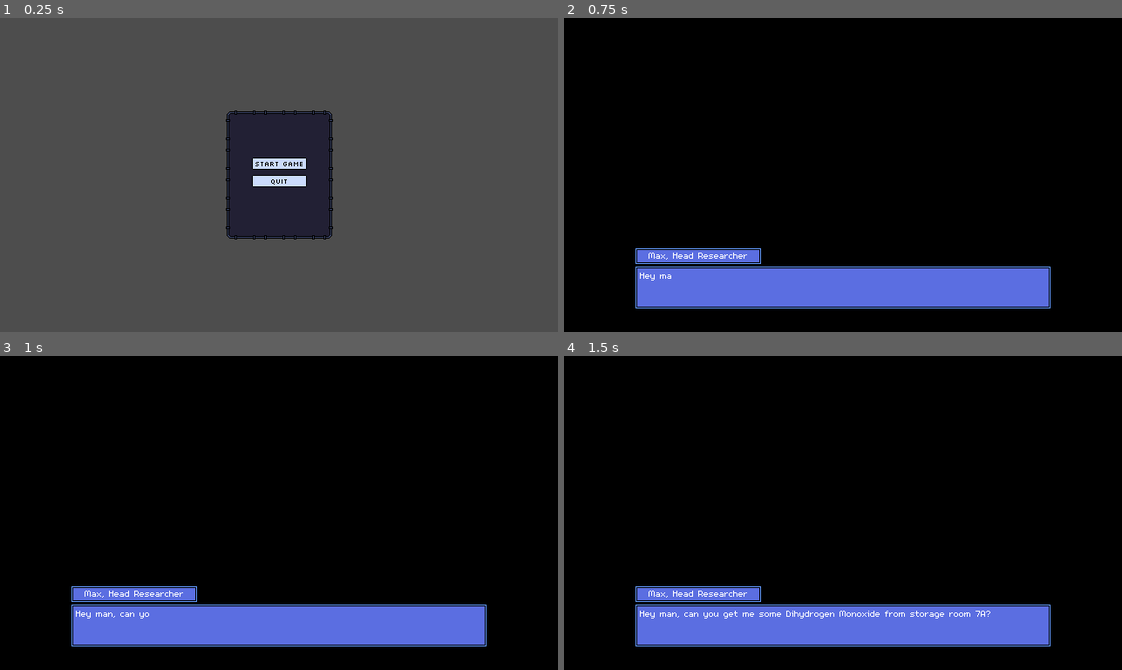
Above: before the commit, frames 1-4 (two rows, left to right).
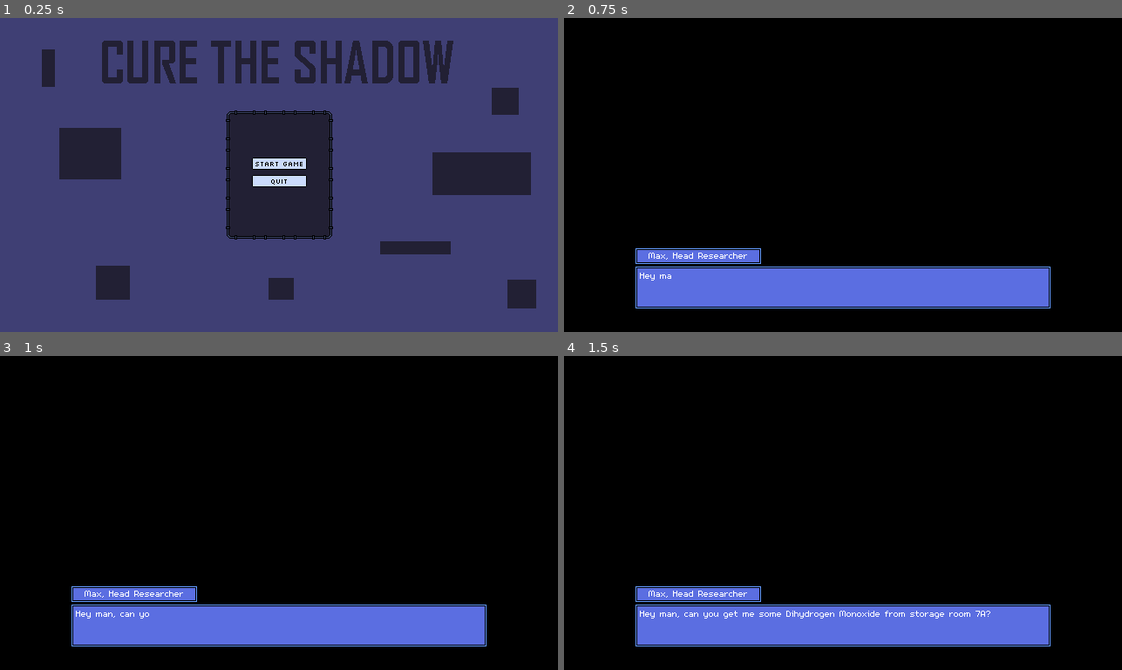
Above: after the commit, the same moments.

Repository: AtomicAntt/ShadowPlatformerGame
Game: Godot game, scene res://MainScene/main.tscn
Same seed, same stepped clock (60 frames per second), same inputs: the game is played once before the commit and once after it.
Inputs (mouse positions are in pixels of both pictures, inside the frame that each line leads up to):
- Up to frame 1 (0.25 s): no input
- Up to frame 2 (0.75 s): click (843, 165) at 0.5 s
- Up to frame 3 (1 s): no input
- Up to frame 4 (1.5 s): tap Enter (ui_accept) at 1.25 s; move the mouse to (965, 497) at 1.27 s; hold D (right) from 1.28 s (still down); hold E (interact) from 1.28 s (still down)

The runs differ from the first frame. In frame 1, 92% of the frame differs, in the area x 0-100%, y 0-100%; in frame 2, nothing differs; in frame 3, nothing differs; in frame 4, nothing differs.

Commit message:
Add some main menu bg

Diff:
--- a/MainScene/main.tscn
+++ b/MainScene/main.tscn
@@ -1,8 +1,9 @@
-[gd_scene load_steps=28 format=3 uid="uid://drflwskxvv7pp"]
+[gd_scene load_steps=29 format=3 uid="uid://drflwskxvv7pp"]
 
 [ext_resource type="Script" path="res://MainScene/main.gd" id="1_u7jia"]
 [ext_resource type="Texture2D" uid="uid://w18ykg2xvhbe" path="res://GameAssets/UserInterface/MainMenu/Buttons/StartGame Animated1.png" id="2_ft7cr"]
 [ext_resource type="Texture2D" uid="uid://bqg4ks5qvd0a" path="res://GameAssets/UserInterface/MainMenu/Boxes/gui 9slice.png" id="2_lgupu"]
+[ext_resource type="Texture2D" uid="uid://b3d50trdhn76u" path="res://GameAssets/UserInterface/MainMenu/main title.png" id="2_rfiud"]
 [ext_resource type="Texture2D" uid="uid://b36l0pl2r164t" path="res://GameAssets/UserInterface/MainMenu/Buttons/StartGame Animated3.png" id="3_biuq8"]
 [ext_resource type="Texture2D" uid="uid://u5iux7rjnwp6" path="res://GameAssets/UserInterface/MainMenu/Buttons/StartGame Animated2.png" id="4_u8au1"]
 [ext_resource type="Texture2D" uid="uid://mqnvg21l78q2" path="res://GameAssets/UserInterface/MainMenu/Buttons/Quit Animated1.png" id="5_4lp8n"]
@@ -52,12 +53,9 @@
 anchors_preset = 15
 anchor_right = 1.0
 anchor_bottom = 1.0
-offset_left = -1.0
-offset_top = -11.0
-offset_right = -1.0
-offset_bottom = -11.0
-grow_horizontal = 2
-grow_vertical = 2
+grow_horizontal = 2
+grow_vertical = 2
+texture = ExtResource("2_rfiud")
 
 [node name="NinePatchRect" type="NinePatchRect" parent="MainMenu"]
 layout_mode = 1
Binary file added: GameAssets/UserInterface/MainMenu/main title v2.png
Not shown, added: GameAssets/UserInterface/MainMenu/main title v2.png.import
Binary file added: GameAssets/UserInterface/MainMenu/main title.png
Not shown, added: GameAssets/UserInterface/MainMenu/main title.png.import
